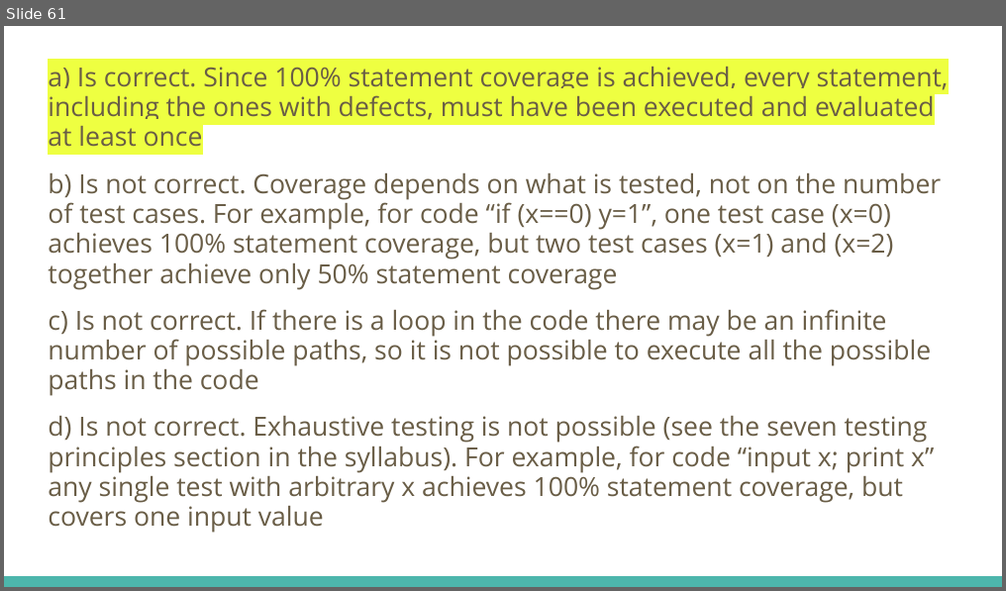
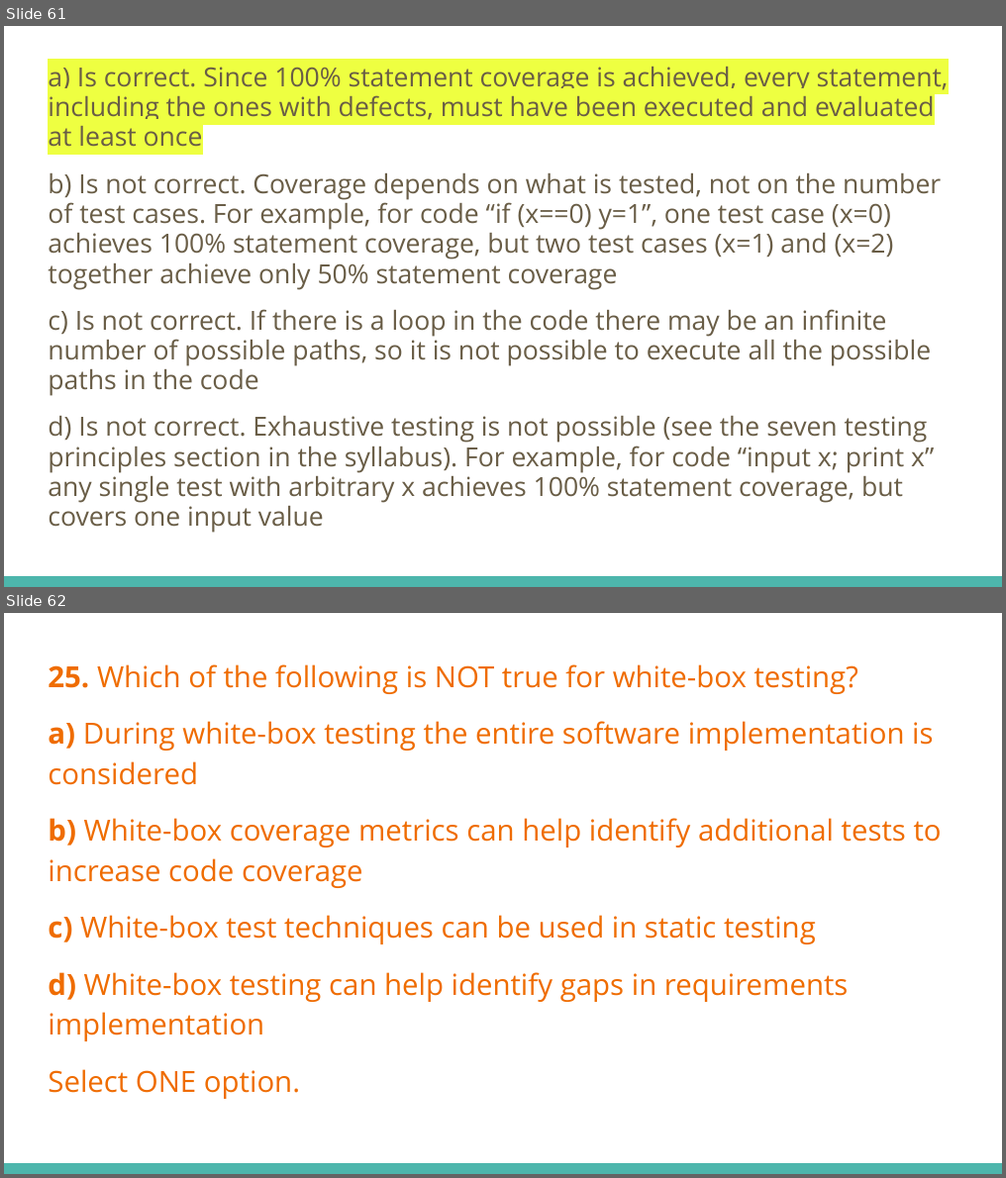
Before and after one commit to fawadmalik/istqb, a slide deck: ISTQB Foundation Level Preparation.pptx. Shown one above the other, each under a label of ours: slide 61 before the commit, slides 61 and 62 after it. The pictures are 1006x591 and 1006x1178 pixels, drawn with LibreOffice and Linux fonts; fonts in the diff are those of the drawing. Boxes give left, top, right and bottom in pixels: in the first picture for what was removed or moved away, otherwise in the second. Text is boxed around its words. In the diff, an @@ line names an element or a change of style, - is before the commit and + after.

```diff
--- a/ISTQB Foundation Level Preparation.pptx
+++ b/ISTQB Foundation Level Preparation.pptx
@@ slide 62 added at box(4, 613, 1002, 1174), background #FFFFFF; not listed: 1 template element that a slide beside it also shows @@
@@ text added at box(48, 664, 942, 1099), 21 pt, text #EF6C00 @@
+25. Which of the following is NOT true for white-box testing?
+a) During white-box testing the entire software implementation is considered
+b) White-box coverage metrics can help identify additional tests to increase code coverage
+c) White-box test techniques can be used in static testing
+d) White-box testing can help identify gaps in requirements implementation
+Select ONE option.
```
Also in this commit, not shown: 5 other slides added.
